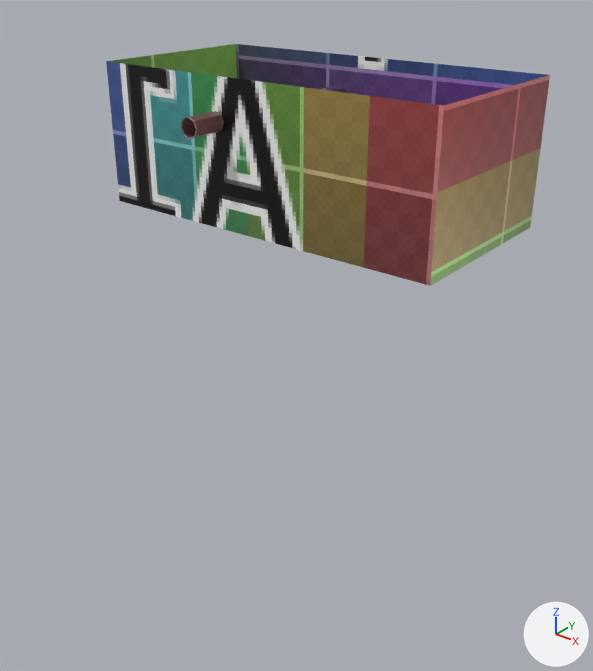
Two versions of the glTF model warehouse.glb, one commit apart.
Both versions are drawn from a camera (50 mm lens) standing at (51.6, -67.7, 26.7) and looking at (9.1, -14.5, -6.3). The axes (+X, +Y, +Z) are drawn at lower right. The lights are the same throughout. Where no turn or scale is listed for an object, it has been applied to the vertices. Vertices at the same position are counted once.

Script lines for the objects in view, before the commit:
```python
me_circle_001 = bpy.data.meshes.new('Circle.001')
me_circle_001.from_pydata(...)  # 16 vertices, 16 faces; spans x -1.0..1.0, y -15.7..11.9, z -1.0..1.0
me_circle_001.materials.append(mat_material)  # picture img_untitled
me_cube = bpy.data.meshes.new('Cube')
me_cube.from_pydata(...)  # 8 vertices, 10 faces; spans x -20.0..20.0, y -10.0..10.0, z 0.0..15.0
me_cube.materials.append(mat_material)  # picture img_untitled
ob_circle = bpy.data.objects.new('Circle', me_circle_001)
ob_circle.location = (-4.4, 1.9, 10.7)
ob_cube = bpy.data.objects.new('Cube', me_cube)
ob_cube.location = (0.0, 0.0, 0.0)
```
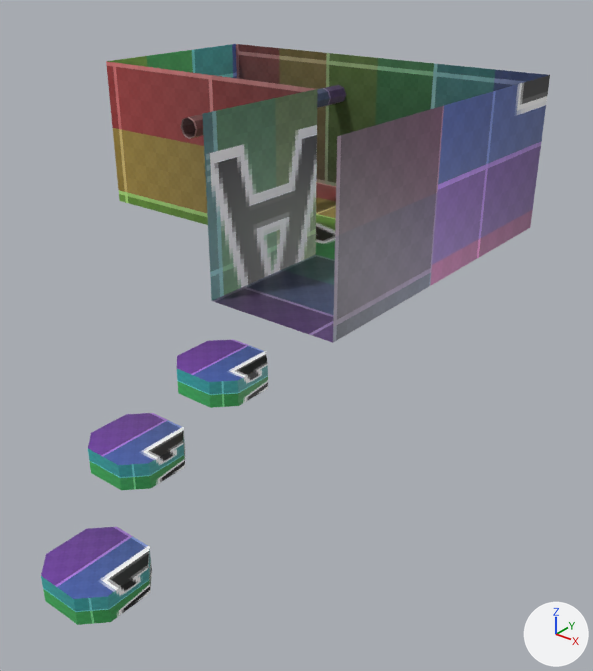
Boxes [x1, y1, x2, y2] around the edits, measured in the pictures (593 x 671 px):
'Cube', reshaped (23% taller)
    before: [106, 44, 550, 286]
    after: [106, 44, 550, 343]
'Cube.011', added
    after: [41, 527, 152, 625]
'Cube.010', added
    after: [88, 413, 185, 490]
'Cube.009', added
    after: [177, 340, 268, 408]
part 1 of me_cube, built on
    before: [106, 44, 548, 286]
    after: [106, 44, 548, 343]
part 2 of me_cube, surface changed
    both: [107, 44, 550, 286]

The change, as a diff of the scene's bpy script:
```diff
--- a/warehouse.glb.py
+++ b/warehouse.glb.py
@@ me_cube @@
 # used by ob_cube; location = (0.0, 0.0, 0.0)
-me_cube.from_pydata(...)  # 8 vertices, 10 faces; spans x -20.0..20.0, y -10.0..10.0, z 0.0..15.0
+me_cube.from_pydata(...)  # 16 vertices, 20 faces; spans x -20.0..20.0, y -23.9..10.0, z 0.0..15.0
+# me_cube part 1
+# 6 faces are deleted
+# 8 vertices are added at x 7.7..20.0, y -23.9..10.0, z 0.0..15.0
+# 16 new faces join them
+# me_cube part 2: 4 kept faces spanning x -20.0..20.0, y -10.0..10.0, z 0.0..15.0 get new texture (UV) coordinates
 me_cube.materials.append(mat_material)
@@ me_cube_011 @@
+me_cube_011.from_pydata(...)  # 16 vertices, 28 faces; spans x -3.0..3.0, y -3.0..3.0, z -1.02..1.02
+me_cube_011.materials.append(mat_material)  # picture img_untitled
@@ ob_cube_011 @@
+ob_cube_011 = bpy.data.objects.new('Cube.011', me_cube_011)
+ob_cube_011.location = (16.5, -44.0, -9.7)
@@ ob_cube_010 @@
+ob_cube_010 = bpy.data.objects.new('Cube.010', me_cube_011.copy())
+ob_cube_010.location = (12.4, -36.6, -5.9)
@@ ob_cube_009 @@
+ob_cube_009 = bpy.data.objects.new('Cube.009', me_cube_011.copy())
+ob_cube_009.location = (14.2, -29.6, -2.0)
```
